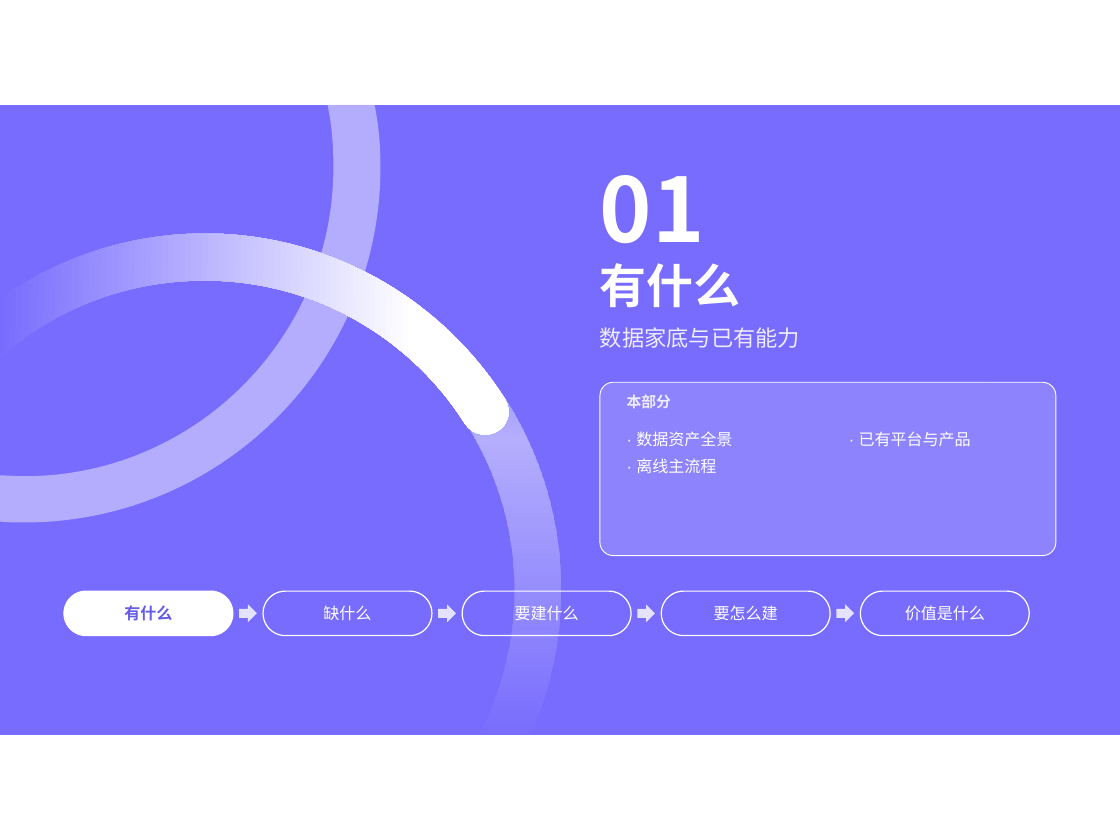
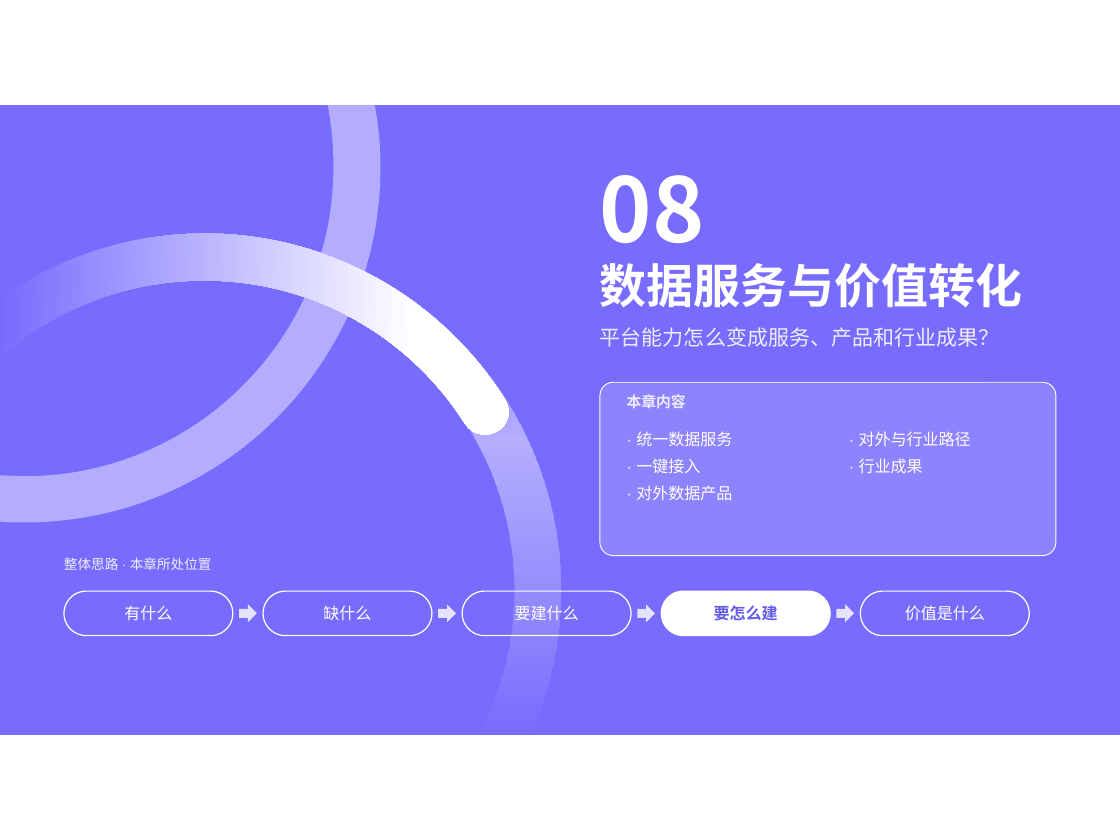
Before and after one commit to keanying/relevance, a slide deck: slide 41 of 票付通AI大数据平台建设规划.pptx (slide 4 before the commit). Drawn at 1120x840 pixels with LibreOffice and Linux fonts; fonts in the diff are those of the drawing. Boxes give left, top, right and bottom in pixels: in the first picture for what was removed or moved away, otherwise in the second. Text is boxed around its words. In the diff, an @@ line names an element or a change of style, - is before the commit and + after.

```diff
--- a/票付通AI大数据平台建设规划.pptx
+++ b/票付通AI大数据平台建设规划.pptx
@@ text at (600, 175, 705, 265): text changed @@
-01
+08
@@ title at (600, 263, 1023, 308): text changed @@
-有什么
+数据服务与价值转化
@@ text at (600, 327, 1000, 347): text changed; size 18 to 17 pt @@
-数据家底与已有能力
+平台能力怎么变成服务、产品和行业成果？
@@ text at (627, 394, 686, 408): text changed @@
-本部分
+本章内容
@@ text at (636, 431, 732, 500): text changed @@
-· 数据资产全景
-· 离线主流程
+· 统一数据服务
+· 一键接入
+· 对外数据产品
@@ text at (859, 431, 971, 473): text changed @@
-· 已有平台与产品
+· 对外与行业路径
+· 行业成果
@@ text added at (64, 557, 212, 570), 11 pt, text #EEEDFF @@
+整体思路 · 本章所处位置
@@ rounded rectangle "有什么" at (64, 591, 233, 636): text colour #655BE6 to #FFFFFF, bold off; fill #FFFFFF to none @@
@@ rounded rectangle "要怎么建" at (661, 591, 830, 636): text colour #FFFFFF to #655BE6, bold on; fill none to #FFFFFF @@
```
Also in this commit, not shown: 44 other slides changed, 8 slides added, 1 slide removed.
